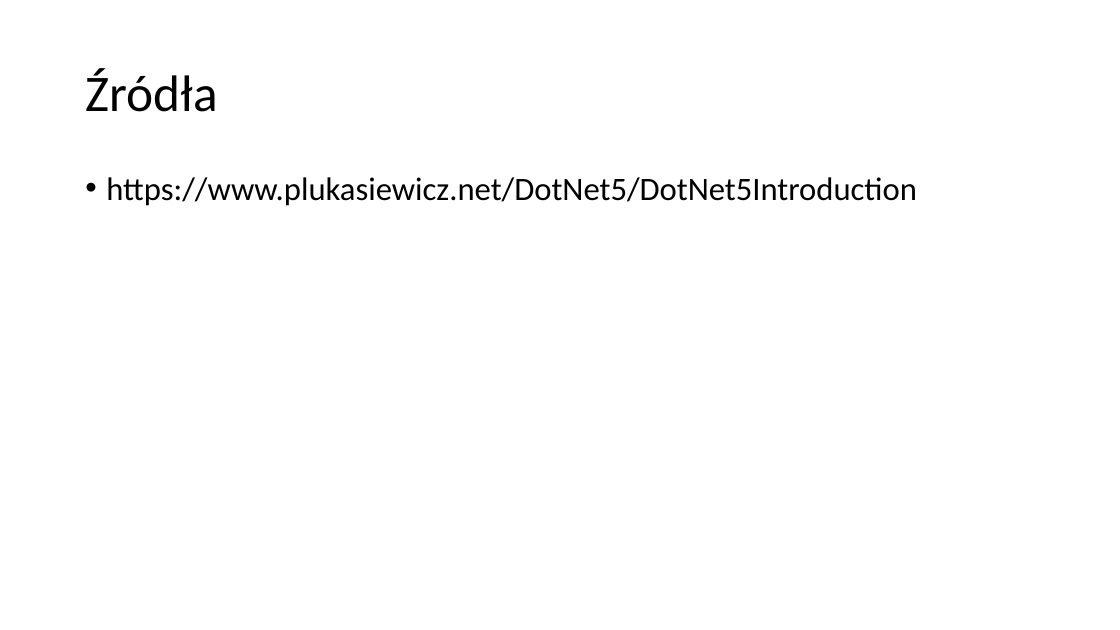
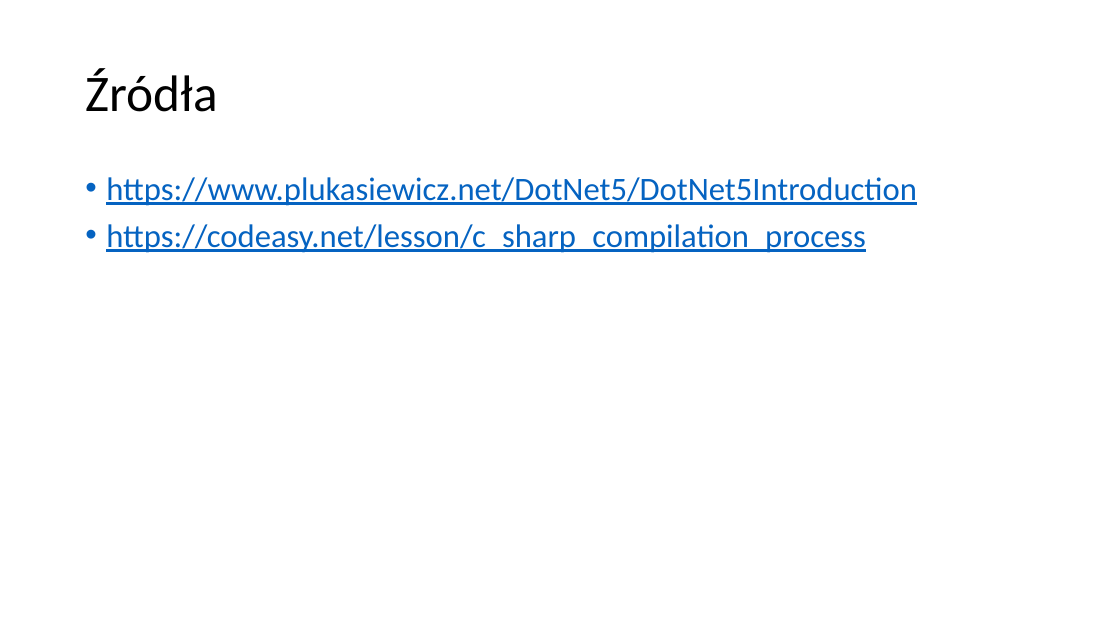
Before and after one commit to SimonConrad/.NET, a slide deck: slide 9 of Ekosystem.NET.pptx (slide 8 before the commit). Drawn at 1120x630 pixels with LibreOffice and Linux fonts; fonts in the diff are those of the drawing. Boxes give left, top, right and bottom in pixels: in the first picture for what was removed or moved away, otherwise in the second. Text is boxed around its words. In the diff, an @@ line names an element or a change of style, - is before the commit and + after.

```diff
--- a/Ekosystem.NET.pptx
+++ b/Ekosystem.NET.pptx
@@ text at <box>106,177,917,206</box>: text colour #000000 to #0563C1, underline on in "https://www.plukasiewicz.net/DotNet5/DotNet5Introduction" @@
@@ text at <box>106,224,866,253</box>: paragraph added @@
+• https://codeasy.net/lesson/c_sharp_compilation_process
```
Also in this commit, not shown: 1 slide added.
